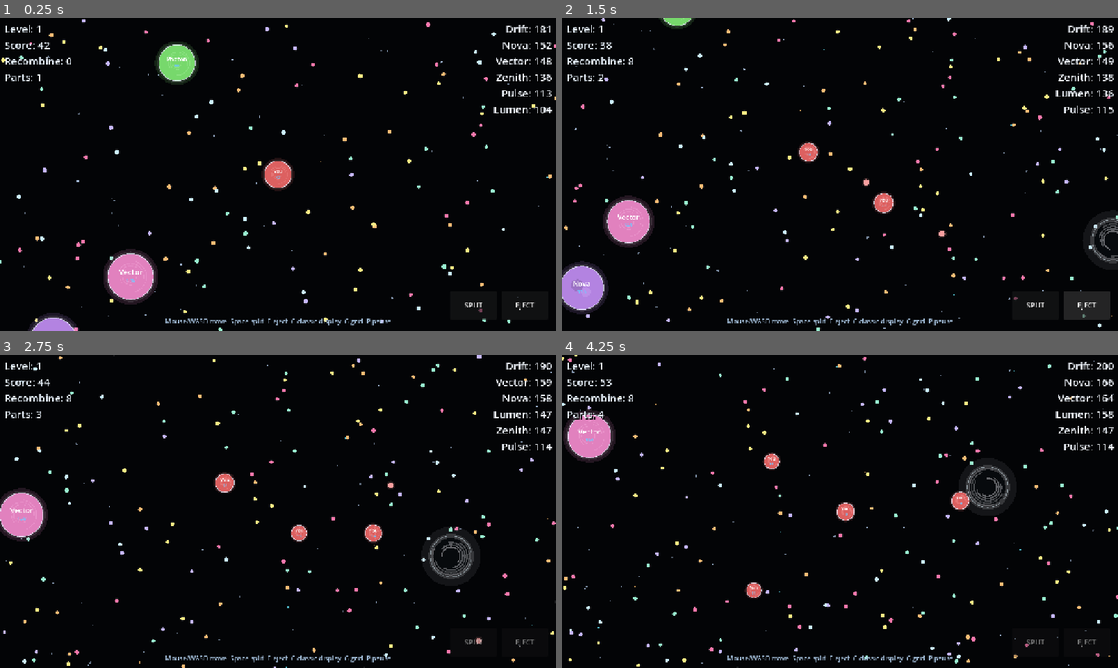
Above: before the commit, frames 1-4 (two rows, left to right).
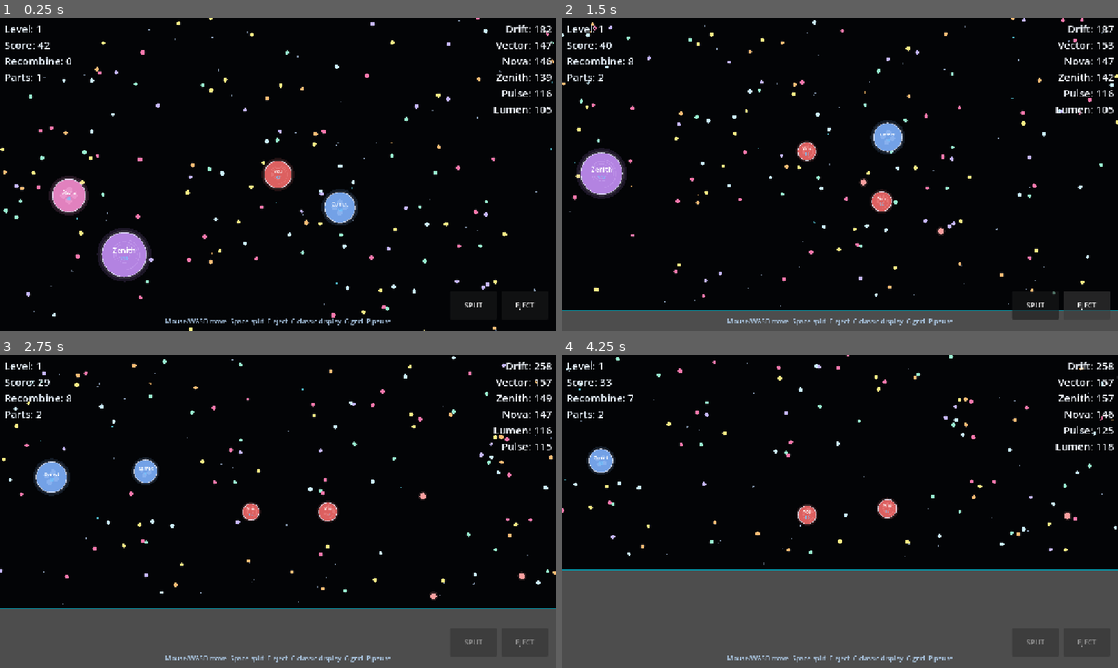
Above: after the commit, the same moments.

Repository: parkjaeuk0210/io-io-godot
Game: Godot game, scene res://scenes/Main.tscn
Two runs of this game, one before a commit and one after it. Both use one fixed random seed, a clock stepped at 60 frames per second and the inputs below.
Inputs (mouse positions are in pixels of both pictures, inside the frame that each line leads up to):
- Up to frame 1 (0.25 s): no input
- Up to frame 2 (1.5 s): click "SPLIT" at 0.5 s; click "EJECT" at 1.25 s
- Up to frame 3 (2.75 s): tap Enter at 2 s; move the mouse to (400, 495) at 2.02 s; hold D from 2.03 s (still down); tap E at 2.1 s; tap Space at 2.27, 2.3, 2.57 s
- Up to frame 4 (4.25 s): move the mouse to (728, 527) at 2.77 s; release D at 2.78 s; hold S 2.78-3.53 s; tap Space at 2.85, 3.02, 3.32, 3.8 s; tap E at 3.05, 3.6 s; move the mouse to (895, 442) at 3.52 s; hold D from 3.53 s (still down)

The runs differ from the first frame. In frame 1, 7.5% of the frame differs, in the area x 0-100%, y 0-100%; in frame 2, 14%; in frame 3, 25%; in frame 4, 37%.

Commit message:
Fix split part steering

Diff:
--- a/scripts/Main.gd
+++ b/scripts/Main.gd
@@ -84,13 +84,8 @@
 	if key_dir.length_squared() > 0.0:
 		world.set_player_input(GameConstants.PLAYER_ID, key_dir.normalized())
 		return
-	var center = world.get_player_center(GameConstants.PLAYER_ID)
 	var mouse_world = get_global_mouse_position()
-	var offset = mouse_world - center
-	if offset.length() > 18.0:
-		world.set_player_input(GameConstants.PLAYER_ID, offset.normalized())
-	else:
-		world.set_player_input(GameConstants.PLAYER_ID, Vector2.ZERO)
+	world.set_player_target(GameConstants.PLAYER_ID, mouse_world)
 
 func _update_camera(delta: float) -> void:
 	var center = world.get_player_center(GameConstants.PLAYER_ID)
--- a/scripts/core/GameConstants.gd
+++ b/scripts/core/GameConstants.gd
@@ -4,6 +4,8 @@
 const WORLD_SIZE = Vector2(5600.0, 3600.0)
 const SIM_TICK_RATE = 30.0
 const PLAYER_ID = 1
+const DIRECTION_TARGET_LOOKAHEAD = 720.0
+const INPUT_DEADZONE = 18.0
 
 const INITIAL_PLAYER_MASS = 42.0
 const INITIAL_BOT_MASS_MIN = 24.0
--- a/scripts/core/SimWorld.gd
+++ b/scripts/core/SimWorld.gd
@@ -45,12 +45,17 @@
 
 func spawn_player(owner_id: int, player_name: String, is_bot: bool, mass = -1.0) -> void:
 	var color = GameConstants.COLORS[abs(owner_id) % GameConstants.COLORS.size()]
+	var spawn_pos = _random_arena_pos(240.0)
+	var initial_dir = _random_dir()
 	players[owner_id] = {
 		"id": owner_id,
 		"name": player_name,
 		"color": color,
 		"parts": [],
-		"input_dir": _random_dir(),
+		"input_dir": initial_dir,
+		"move_mode": "target",
+		"target_pos": _clamp_to_arena(spawn_pos + initial_dir * GameConstants.DIRECTION_TARGET_LOOKAHEAD),
+		"last_input_dir": initial_dir,
 		"is_bot": is_bot,
 		"alive": true,
 		"respawn_timer": 0.0,
@@ -58,7 +63,7 @@
 		"bot_timer": rng.randf_range(0.1, 0.8)
 	}
 	var spawn_mass = mass if mass > 0.0 else GameConstants.INITIAL_PLAYER_MASS
-	_add_part(owner_id, _random_arena_pos(240.0), spawn_mass, Vector2.ZERO, 0.0)
+	_add_part(owner_id, spawn_pos, spawn_mass, Vector2.ZERO, 0.0)
 
 func step(dt: float) -> void:
 	time += dt
@@ -76,23 +81,44 @@
 func set_player_input(owner_id: int, direction: Vector2) -> void:
 	if not players.has(owner_id):
 		return
+	var player = players[owner_id]
+	if direction.length_squared() <= 0.0001:
+		player["input_dir"] = Vector2.ZERO
+		player["move_mode"] = "idle"
+		return
 	if direction.length_squared() > 1.0:
 		direction = direction.normalized()
-	players[owner_id]["input_dir"] = direction
+	player["input_dir"] = direction
+	player["last_input_dir"] = direction
+	player["target_pos"] = _clamp_to_arena(get_player_center(owner_id) + direction * GameConstants.DIRECTION_TARGET_LOOKAHEAD)
+	player["move_mode"] = "target"
+
+func set_player_target(owner_id: int, target_pos: Vector2) -> void:
+	if not players.has(owner_id):
+		return
+	var player = players[owner_id]
+	target_pos = _clamp_to_arena(target_pos)
+	var offset = target_pos - get_player_center(owner_id)
+	if offset.length_squared() > GameConstants.INPUT_DEADZONE * GameConstants.INPUT_DEADZONE:
+		var direction = offset.normalized()
+		player["input_dir"] = direction
+		player["last_input_dir"] = direction
+	else:
+		player["input_dir"] = Vector2.ZERO
+	player["target_pos"] = target_pos
+	player["move_mode"] = "target"
 
 func request_split(owner_id: int) -> void:
 	if not players.has(owner_id) or not players[owner_id]["alive"]:
 		return
 	var player = players[owner_id]
-	var direction: Vector2 = player["input_dir"]
-	if direction.length_squared() < 0.001:
-		direction = Vector2.RIGHT
 	var candidates: Array = player["parts"].duplicate()
 	candidates.sort_custom(func(a, b): return parts.get(a, {}).get("mass", 0.0) > parts.get(b, {}).get("mass", 0.0))
 	for part_id in candidates:
 		if player["parts"].size() >= GameConstants.BASIC_SPLIT_CAP:
 			break
 		if parts.has(part_id) and parts[part_id]["mass"] >= GameConstants.SPLIT_MIN_MASS:
+			var direction = _action_direction_for_part(player, parts[part_id])
 			_split_part(part_id, direction)
 
 func request_eject(owner_id: int) -> void:
@@ -101,10 +127,8 @@
 	if players[owner_id]["eject_cooldown"] > 0.0:
 		return
 	players[owner_id]["eject_cooldown"] = GameConstants.EJECT_COOLDOWN
-	var direction: Vector2 = players[owner_id]["input_dir"]
-	if direction.length_squared() < 0.001:
-		direction = Vector2.RIGHT
-	for part_id in players[owner_id]["parts"].duplicate():
+	var player = players[owner_id]
+	for part_id in player["parts"].duplicate():
 		if not parts.has(part_id):
 			continue
 		var part = parts[part_id]
@@ -114,6 +138,7 @@
 		if part["mass"] - loss < GameConstants.NATURAL_DECAY_MIN_MASS:
 			continue
 		part["mass"] -= loss
+		var direction = _action_direction_for_part(player, part)
 		var pellet_mass = loss * GameConstants.EJECT_PELLET_GAIN_RATIO
 		var radius = MassMath.mass_to_radius(part["mass"])
 		var pos: Vector2 = part["pos"] + direction.normalized() * (radius + 18.0)
@@ -223,13 +248,13 @@
 				prey = offset
 				prey_distance = dist
 		if threat.length_squared() > 1.0:
-			player["input_dir"] = threat.normalized()
+			set_player_input(owner_id, threat.normalized())
 		elif prey_distance < 920.0:
-			player["input_dir"] = prey.normalized()
+			set_player_input(owner_id, prey.normalized())
 			if prey_distance < 360.0 and largest >= GameConstants.SPLIT_MIN_MASS * 2.0 and rng.randf() < 0.22:
 				request_split(owner_id)
 		else:
-			player["input_dir"] = _direction_to_nearest_pellet(center)
+			set_player_input(owner_id, _direction_to_nearest_pellet(center))
 		if rng.randf() < 0.035:
 			request_eject(owner_id)
 
@@ -241,7 +266,7 @@
 		var owner_id: int = part["owner_id"]
 		var input_dir = Vector2.ZERO
 		if players.has(owner_id):
-			input_dir = players[owner_id]["input_dir"]
+			input_dir = _movement_direction_for_part(players[owner_id], part)
 		var desired = input_dir * MassMath.mass_to_speed(part["mass"])
 		part["vel"] = part["vel"].move_toward(desired, 710.0 * dt)
 		part["pos"] += part["vel"] * dt
@@ -483,6 +508,27 @@
 	var rv = MassMath.mass_to_radius(victim["mass"])
 	var dist = attacker["pos"].distance_to(victim["pos"])
 	return dist + rv * GameConstants.CONSUME_OVERLAP_FRACTION <= ra
+
+func _movement_direction_for_part(player: Dictionary, part: Dictionary) -> Vector2:
+	if player.get("move_mode", "target") == "target":
+		var offset: Vector2 = player.get("target_pos", part["pos"]) - part["pos"]
+		if offset.length_squared() <= GameConstants.INPUT_DEADZONE * GameConstants.INPUT_DEADZONE:
+			return Vector2.ZERO
+		return offset.normalized()
+	var direction: Vector2 = player.get("input_dir", Vector2.ZERO)
+	if direction.length_squared() > 1.0:
+		return direction.normalized()
+	return direction
+
+func _action_direction_for_part(player: Dictionary, part: Dictionary) -> Vector2:
+	if player.get("move_mode", "target") == "target":
+		var offset: Vector2 = player.get("target_pos", part["pos"]) - part["pos"]
+		if offset.length_squared() > 0.001:
+			return offset.normalized()
+	var direction: Vector2 = player.get("last_input_dir", player.get("input_dir", Vector2.RIGHT))
+	if direction.length_squared() > 0.001:
+		return direction.normalized()
+	return Vector2.RIGHT
 
 func _add_part(owner_id: int, pos: Vector2, mass: float, vel = Vector2.ZERO, merge_time = 0.0, hole_cd = 0.0) -> int:
 	var id = _next_id()
--- a/tests/sim_tests.gd
+++ b/tests/sim_tests.gd
@@ -15,6 +15,8 @@
 	_test_eject_loss()
 	_test_black_hole_threshold()
 	_test_step_stability()
+	_test_direction_input_uses_per_part_steering()
+	_test_unlocked_same_owner_parts_merge_on_shared_target()
 	if failures.is_empty():
 		print("sim_tests: OK")
 		quit(0)
@@ -79,6 +81,45 @@
 	_assert(world.pellets.size() >= GameConstants.PELLET_COUNT - 5, "pellet population stays replenished")
 	_assert(world.parts.size() > 0, "parts survive stress steps")
 
+func _test_direction_input_uses_per_part_steering() -> void:
+	var world = SimWorldScript.new()
+	world.setup(15)
+	_keep_only_player(world)
+	_clear_environment(world)
+	var owner_id = GameConstants.PLAYER_ID
+	var first_id = world.players[owner_id]["parts"][0]
+	var second_id = world._add_part(owner_id, Vector2(2000.0, 2000.0), 80.0, Vector2.ZERO, 0.0)
+	world.parts[first_id]["mass"] = 80.0
+	world.parts[first_id]["pos"] = Vector2(2000.0, 1800.0)
+	world.parts[first_id]["vel"] = Vector2.ZERO
+	world.parts[second_id]["vel"] = Vector2.ZERO
+	world.set_player_input(owner_id, Vector2.RIGHT)
+	world.step(1.0 / GameConstants.SIM_TICK_RATE)
+	var first_dir: Vector2 = world.parts[first_id]["vel"].normalized()
+	var second_dir: Vector2 = world.parts[second_id]["vel"].normalized()
+	_assert(abs(first_dir.cross(second_dir)) > 0.001, "same direction input creates per-part steering")
+
+func _test_unlocked_same_owner_parts_merge_on_shared_target() -> void:
+	var world = SimWorldScript.new()
+	world.setup(17)
+	_keep_only_player(world)
+	_clear_environment(world)
+	var owner_id = GameConstants.PLAYER_ID
+	var first_id = world.players[owner_id]["parts"][0]
+	var second_id = world._add_part(owner_id, Vector2(2600.0, 1920.0), 80.0, Vector2.ZERO, 0.0)
+	world.parts[first_id]["mass"] = 80.0
+	world.parts[first_id]["pos"] = Vector2(2600.0, 1680.0)
+	world.parts[first_id]["vel"] = Vector2.ZERO
+	world.parts[first_id]["merge_time"] = 0.0
+	world.parts[second_id]["vel"] = Vector2.ZERO
+	world.parts[second_id]["merge_time"] = 0.0
+	world.set_player_target(owner_id, Vector2(2600.0, 1800.0))
+	for i in range(120):
+		if world.players[owner_id]["parts"].size() == 1:
+			break
+		world.step(1.0 / GameConstants.SIM_TICK_RATE)
+	_assert(world.players[owner_id]["parts"].size() == 1, "unlocked same-owner parts merge on a shared target")
+
 func _keep_only_player(world) -> void:
 	for owner_id in world.players.keys():
 		if owner_id == GameConstants.PLAYER_ID:
@@ -87,6 +128,11 @@
 			world.parts.erase(part_id)
 		world.players.erase(owner_id)
 
+func _clear_environment(world) -> void:
+	world.pellets.clear()
+	world.ejected.clear()
+	world.holes.clear()
+
 func _assert(condition: bool, message: String) -> void:
 	if not condition:
 		failures.append(message)
